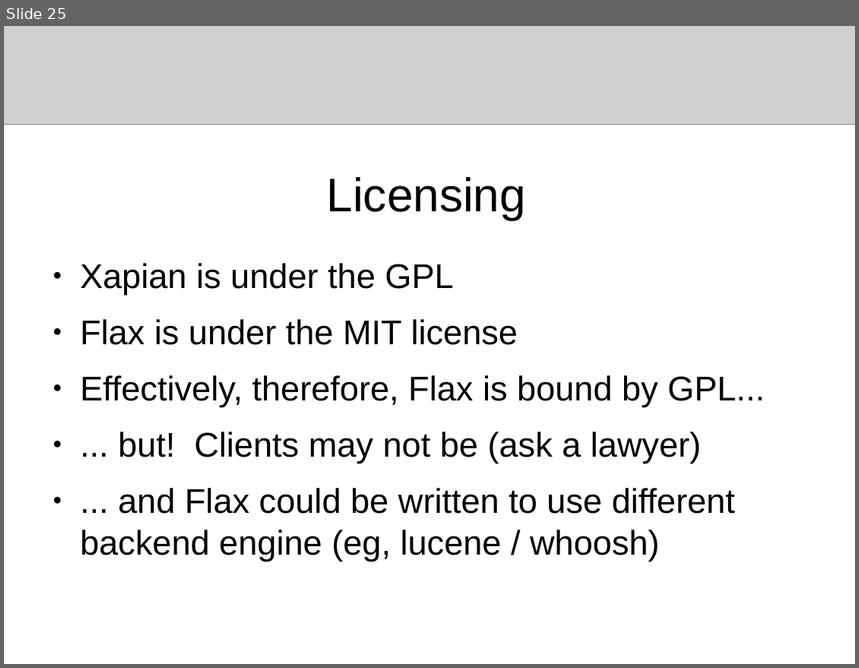
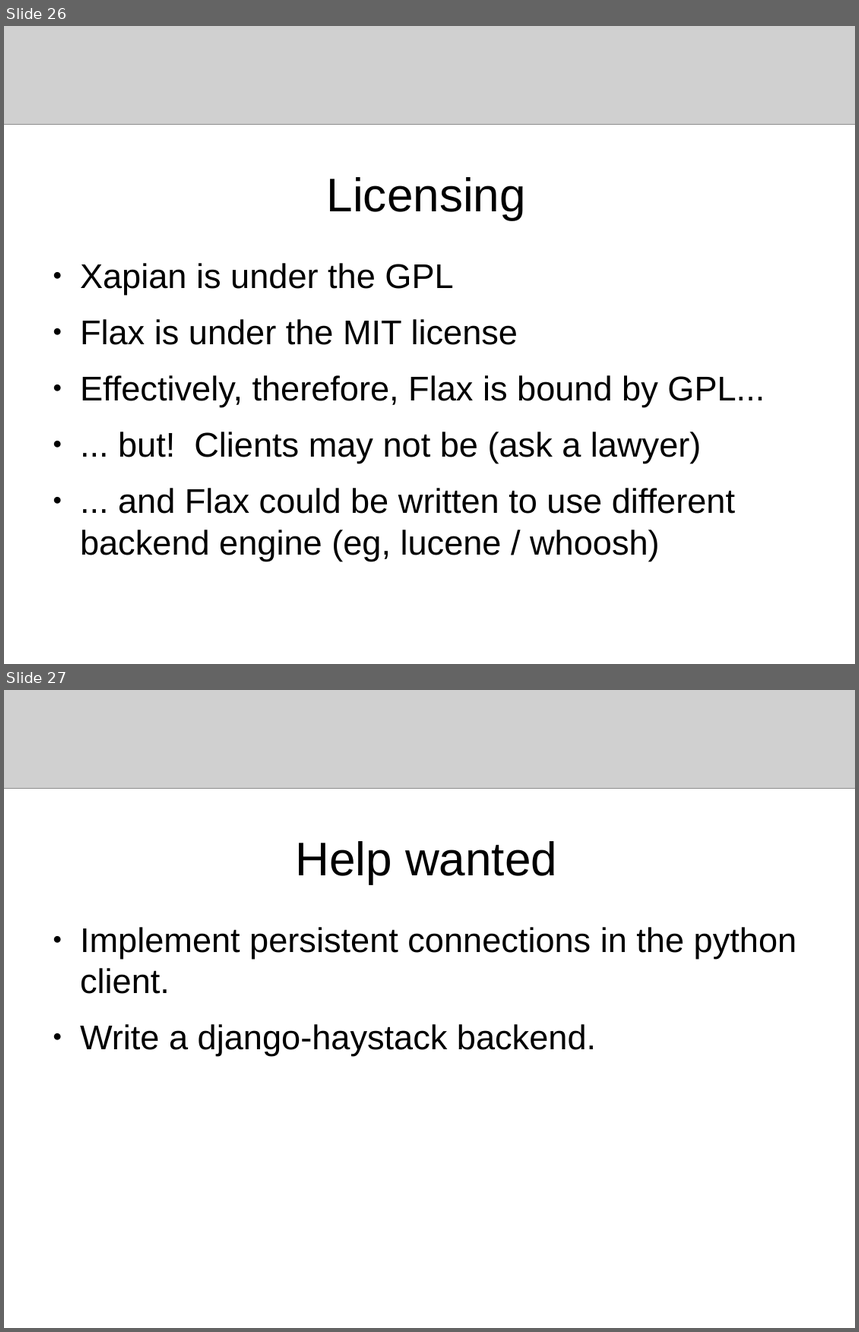
Before and after one commit to flaxsearch/flaxcode, a slide deck: flax_search_service/docs/presentations/europython2009.odp. Shown one above the other, each under a label of ours: slide 25 before the commit, slides 26 and 27 after it. The pictures are 859x668 and 859x1332 pixels, drawn with LibreOffice and Linux fonts; fonts in the diff are those of the drawing; grey boxes stand for pictures. Boxes give left, top, right and bottom in pixels: in the first picture for what was removed or moved away, otherwise in the second. Text is boxed around its words. In the diff, an @@ line names an element or a change of style, - is before the commit and + after.

```diff
--- a/flax_search_service/docs/presentations/europython2009.odp
+++ b/flax_search_service/docs/presentations/europython2009.odp
@@ slide 27 added at bbox=[4, 690, 855, 1328], background #FFFFFF @@
@@ picture added at bbox=[4, 690, 855, 788] @@
@@ title added at bbox=[295, 841, 557, 885], 44 pt, text #000000 @@
+Help wanted
@@ text added at bbox=[80, 927, 797, 1056], 32 pt, text #000000 @@
+● Implement persistent connections in the python client.
+● Write a django-haystack backend.
@@ what was slide 25 is now slide 26 @@
```
Also in this commit, not shown: 19 slides changed, 1 other slide added.
